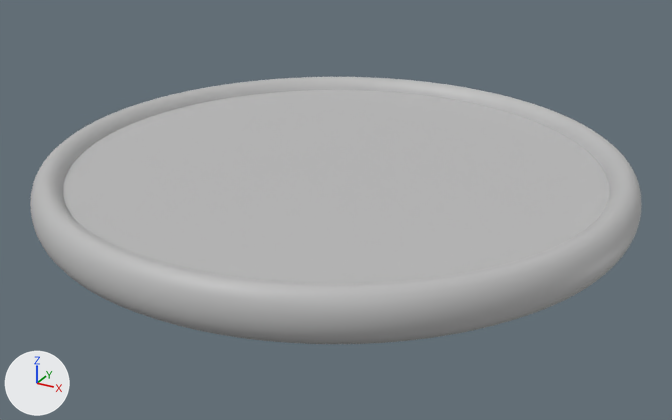
The FBX model PlayedALife/Assets/Models/Main Menu.fbx: old version first, new version second.
Before and after are seen from a 50 mm lens placed at (0.1148, -0.2088, 0.0939), pointed at (0.0019, -0.0034, -0.0088). Arrows for +X, +Y and +Z are at lower left; the lights stay in place. Where no turn or scale is listed for an object, it has been applied to the vertices.

Script lines for the objects in view, before the commit:
```python
mat_lambert1 = principled_material('lambert1')
mat_lambert1.base_color = (0.5, 0.5, 0.5)  # grey #bcbcbc
me_mesh = bpy.data.meshes.new('Mesh')
me_mesh.from_pydata(...)  # a 100-sided cylinder along z spanning x -0.0747..0.0747, y -0.0747..0.0747, z -0.0029..0.0029
me_mesh.materials.append(mat_lambert1)  # grey #bcbcbc
me_mesh_001 = bpy.data.meshes.new('Mesh.001')
me_mesh_001.from_pydata(...)  # a torus around z (ring radius 0.076, tube radius 0.005) spanning x -0.08..0.08, y -0.08..0.08, z -0.006..0.006
me_mesh_001.materials.append(mat_lambert1)  # grey #bcbcbc
ob_pcylinder1 = bpy.data.objects.new('pCylinder1', me_mesh)
ob_pcylinder1.location = (0.0, 0.0, 0.0)
ob_ptorus1 = bpy.data.objects.new('pTorus1', me_mesh_001)
ob_ptorus1.location = (0.0, 0.0, 0.0)
```
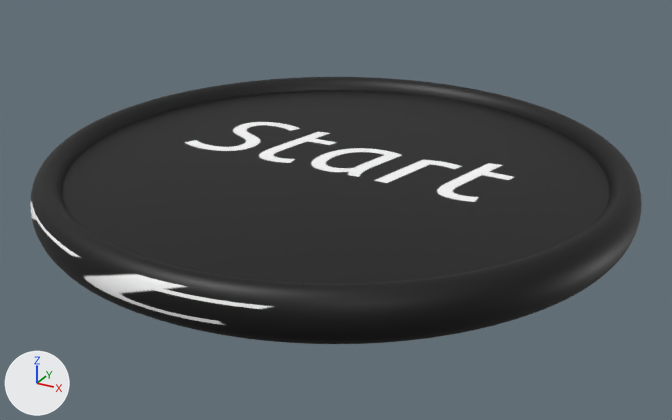
What differs and where, as boxes [x1, y1, x2, y2] in the pictures (672 x 420 px):
```json
{"object": "pCylinder1", "change": "surface changed", "before": [63, 90, 609, 284], "after": [63, 90, 609, 284], "on screen": "grey to black"}
{"object": "pTorus1", "change": "surface changed", "before": [30, 77, 642, 344], "after": [30, 77, 642, 344], "on screen": "grey to black"}
```

Edits to the scene script, one JSON object a line:
```json
{"op": "add", "block": "img_start_texture_jpg", "code": ["img_start_texture_jpg = load_image('Start_Texture.JPG', '../Textures/Start_Texture.JPG', 508, 508, 'sRGB')"]}
{"op": "remove", "block": "mat_lambert1", "code": "mat_lambert1.base_color = (0.5, 0.5, 0.5)  # grey #bcbcbc"}
{"op": "add", "block": "mat_lambert1", "code": "mat_lambert1.texture = img_start_texture_jpg"}
```
